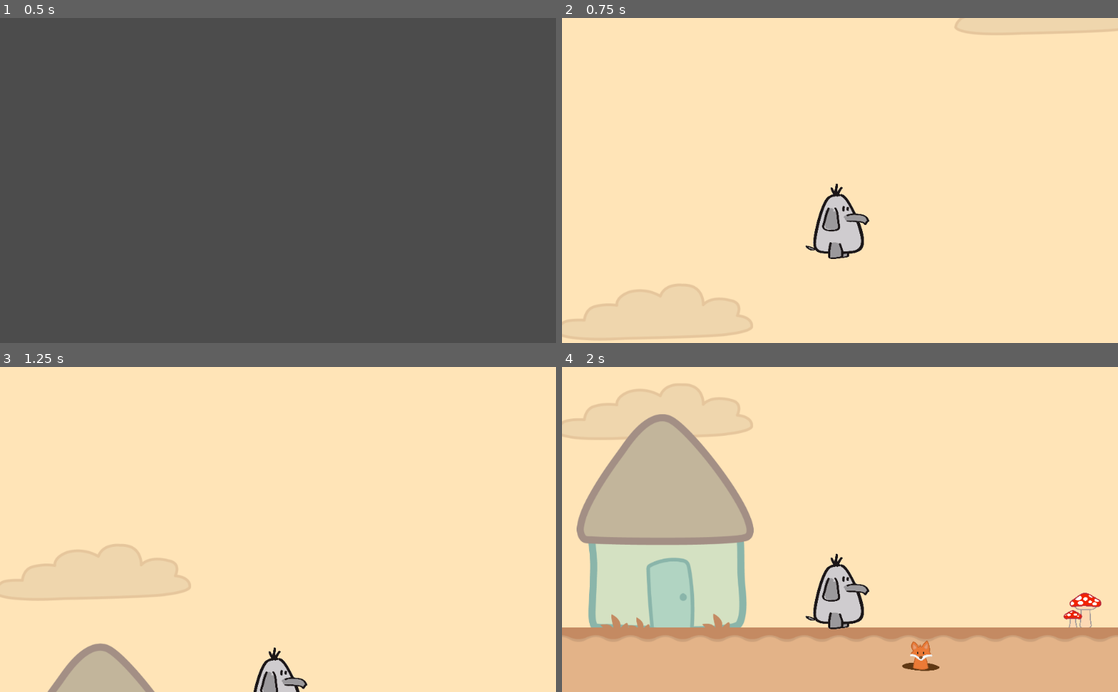
Above: before the commit, frames 1-4 (two rows, left to right).
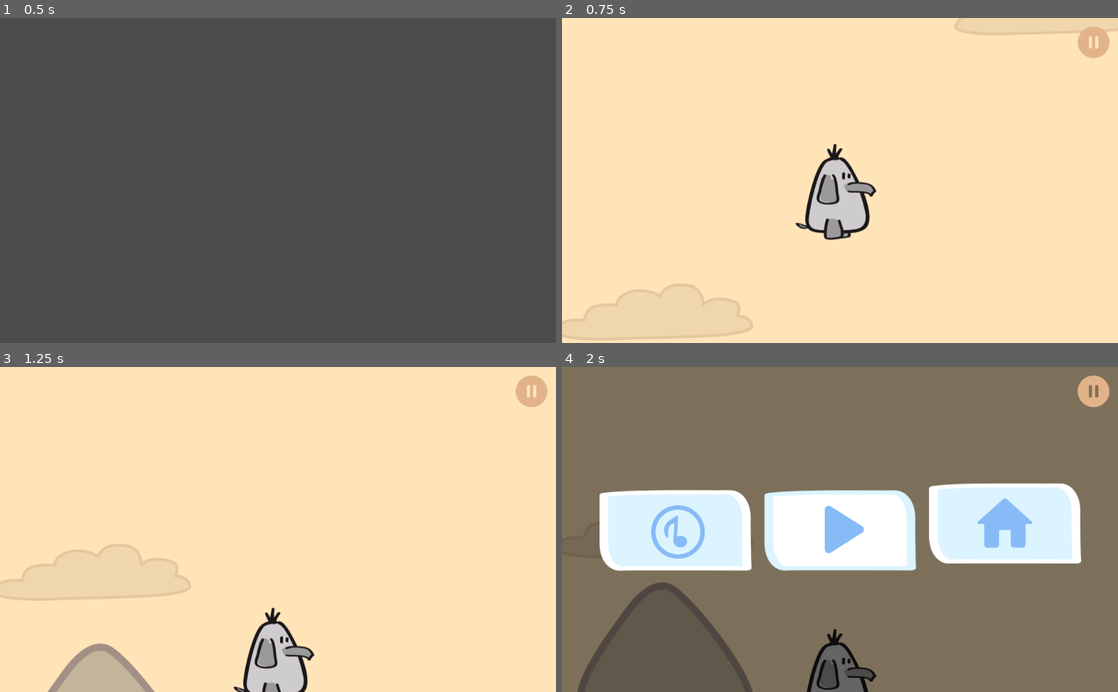
Above: after the commit, the same moments.

Repository: wlaj/allie-the-ellie-mobile-app
Game: Godot game, scene res://scenes/Menu.tscn
The game is run twice, just before and just after one commit, with the same random seed, the same clock (stepped at 60 frames per second) and the same inputs. Video files are missing from this copy of the repository; at most half a second of black plays in their place.
Inputs (mouse positions are in pixels of both pictures, inside the frame that each line leads up to):
- Up to frame 1 (0.5 s): no input
- Up to frame 2 (0.75 s): click (840, 180) at 0.5 s
- Up to frame 3 (1.25 s): no input
- Up to frame 4 (2 s): click (1095, 393) at 1.27 s

Frame 1 is identical in both runs. In frame 2, 3.0% of the frame differs, in the area x 42-99%, y 2-75%; in frame 3, 2.3%; in frame 4, 100%, in the area x 0-100%, y 0-100%.

Commit message:
v1.6.4 - Added menu changes, allie spritesheet, pause button

Diff:
--- a/Platform/allie_spriteframes.tres
+++ b/Platform/allie_spriteframes.tres
@@ -31,21 +31,21 @@
 }, {
 "frames": [ ExtResource( 1 ) ],
 "loop": true,
-"name": "crouch",
+"name": "climb",
 "speed": 5.0
 }, {
 "frames": [ ExtResource( 1 ) ],
 "loop": true,
-"name": "climb",
+"name": "air",
+"speed": 5.0
+}, {
+"frames": [ ExtResource( 1 ) ],
+"loop": true,
+"name": "crouch",
 "speed": 5.0
 }, {
 "frames": [ ExtResource( 12 ), ExtResource( 21 ), ExtResource( 5 ), ExtResource( 7 ), ExtResource( 20 ), ExtResource( 1 …(284 unchanged characters)…
 "loop": true,
 "name": "walk",
 "speed": 40.0
-}, {
-"frames": [ ExtResource( 1 ) ],
-"loop": true,
-"name": "air",
-"speed": 5.0
 } ]
--- a/Platform/autoloads/Pause.gd
+++ b/Platform/autoloads/Pause.gd
@@ -10,21 +10,37 @@
 		get_tree().paused = !get_tree().paused
 
 
-
-func _on_Button_pressed():
-	get_tree().paused = false
-	set_visible(false)
-
+#func _on_Button_pressed():
+#	get_tree().paused = false
+#	set_visible(false)
+#
 func set_visible(is_visible):
 	for node in get_children():
 		node.visible = is_visible
+#
+#
+#
+#func _on_CheckButton_toggled(button_pressed):
+#	if(button_pressed):
+#		var master_sound = AudioServer.get_bus_index("Master")
+#		AudioServer.set_bus_mute(master_sound, true)
+#	else:
+#		var master_sound = AudioServer.get_bus_index("Master")
+#		AudioServer.set_bus_mute(master_sound, false)
 
-
-
-func _on_CheckButton_toggled(button_pressed):
+func _on_MuteButton_toggled(button_pressed):
 	if(button_pressed):
 		var master_sound = AudioServer.get_bus_index("Master")
 		AudioServer.set_bus_mute(master_sound, true)
 	else:
 		var master_sound = AudioServer.get_bus_index("Master")
 		AudioServer.set_bus_mute(master_sound, false)
+
+
+func _on_PlayButton_pressed():
+	get_tree().paused = false
+	set_visible(false)
+
+
+func _on_HomeButton_pressed():
+	get_tree().reload_current_scene()
--- a/Platform/autoloads/Pause.tscn
+++ b/Platform/autoloads/Pause.tscn
@@ -1,7 +1,11 @@
-[gd_scene load_steps=3 format=2]
+[gd_scene load_steps=7 format=2]
 
 [ext_resource path="res://autoloads/Pause.gd" type="Script" id=1]
-[ext_resource path="res://assets/tiles/grond2.png" type="Texture" id=2]
+[ext_resource path="res://assets/pause/background.png" type="Texture" id=2]
+[ext_resource path="res://assets/pause/Play.png" type="Texture" id=3]
+[ext_resource path="res://assets/pause/Home.png" type="Texture" id=4]
+[ext_resource path="res://assets/pause/Musicon.png" type="Texture" id=5]
+[ext_resource path="res://assets/pause/Musicoff.png" type="Texture" id=6]
 
 [node name="CanvasLayer" type="CanvasLayer"]
 pause_mode = 2
@@ -11,43 +15,49 @@
 modulate = Color( 1, 1, 1, 0.509804 )
 anchor_right = 1.0
 anchor_bottom = 1.0
-margin_left = -0.396851
-margin_top = 2.38202
-margin_right = -0.396851
-margin_bottom = 2.38202
 texture = ExtResource( 2 )
 expand = true
 __meta__ = {
 "_edit_use_anchors_": false
 }
 
-[node name="Button" type="Button" parent="."]
-anchor_left = 0.5
-anchor_top = 0.5
-anchor_right = 0.5
-anchor_bottom = 0.5
-margin_left = -77.3599
-margin_top = -10.0
-margin_right = -8.35986
-margin_bottom = 10.0
-text = "Continue"
-flat = true
+[node name="CenterContainer" type="CenterContainer" parent="."]
+anchor_right = 1.0
+anchor_bottom = 1.0
+margin_left = 0.943848
+margin_right = 0.943848
 __meta__ = {
 "_edit_use_anchors_": false
 }
 
-[node name="CheckButton" type="CheckButton" parent="."]
-anchor_left = 0.5
-anchor_top = 0.5
-anchor_right = 0.5
-anchor_bottom = 0.5
-margin_left = 12.0283
-margin_top = -20.0
-margin_right = 88.0283
-margin_bottom = 20.0
-__meta__ = {
-"_edit_use_anchors_": false
-}
+[node name="GridContainer" type="GridContainer" parent="CenterContainer"]
+margin_left = 68.0
+margin_top = 215.0
+margin_right = 955.0
+margin_bottom = 385.0
+custom_constants/vseparation = 24
+custom_constants/hseparation = 24
+columns = 3
 
-[connection signal="pressed" from="Button" to="." method="_on_Button_pressed"]
-[connection signal="toggled" from="CheckButton" to="." method="_on_CheckButton_toggled"]
+[node name="MuteButton" type="TextureButton" parent="CenterContainer/GridContainer"]
+margin_right = 280.0
+margin_bottom = 170.0
+toggle_mode = true
+texture_normal = ExtResource( 5 )
+texture_pressed = ExtResource( 6 )
+
+[node name="PlayButton" type="TextureButton" parent="CenterContainer/GridContainer"]
+margin_left = 304.0
+margin_right = 583.0
+margin_bottom = 170.0
+texture_normal = ExtResource( 3 )
+
+[node name="HomeButton" type="TextureButton" parent="CenterContainer/GridContainer"]
+margin_left = 607.0
+margin_right = 887.0
+margin_bottom = 170.0
+texture_normal = ExtResource( 4 )
+
+[connection signal="toggled" from="CenterContainer/GridContainer/MuteButton" to="." method="_on_MuteButton_toggled"]
+[connection signal="pressed" from="CenterContainer/GridContainer/PlayButton" to="." method="_on_PlayButton_pressed"]
+[connection signal="pressed" from="CenterContainer/GridContainer/HomeButton" to="." method="_on_HomeButton_pressed"]
--- /dev/null
+++ b/Platform/autoloads/PauseButton.gd
@@ -0,0 +1,14 @@
+extends Node
+
+
+func _ready():
+	pass
+
+
+func _on_TextureButton_toggled(button_pressed):
+	if(button_pressed):
+		Pause.set_visible(!get_tree().paused)
+		Pause.get_tree().paused = !get_tree().paused
+	else:
+		Pause.get_tree().paused = false
+		Pause.set_visible(false)
--- /dev/null
+++ b/Platform/autoloads/PauseButton.tscn
@@ -0,0 +1,22 @@
+[gd_scene load_steps=3 format=2]
+
+[ext_resource path="res://assets/pause/Pauze-herfst.png" type="Texture" id=1]
+[ext_resource path="res://autoloads/PauseButton.gd" type="Script" id=2]
+
+[node name="TextureButton" type="CanvasLayer"]
+script = ExtResource( 2 )
+
+[node name="TextureButton" type="TextureButton" parent="."]
+anchor_left = 1.0
+anchor_right = 1.0
+margin_left = -80.0
+margin_top = 10.0
+margin_bottom = 70.0
+toggle_mode = true
+texture_normal = ExtResource( 1 )
+__meta__ = {
+"_edit_use_anchors_": false
+}
+
+[connection signal="pressed" from="TextureButton" to="." method="_on_TextureButton_pressed"]
+[connection signal="toggled" from="TextureButton" to="." method="_on_TextureButton_toggled"]
--- a/Platform/autoloads/Timer.gd
+++ /dev/null
@@ -1,13 +0,0 @@
-extends Control
-
-var DisplayValue = 0
-
-onready var timer = get_node("Timer")
-
-func _ready():
-	timer.set_wait_time(2)
-	timer.start()
-
-
-func _on_Timer_timeout():
-	DisplayValue += 1
--- a/Platform/autoloads/Timer.tscn
+++ /dev/null
@@ -1,22 +0,0 @@
-[gd_scene load_steps=2 format=2]
-
-[ext_resource path="res://autoloads/Timer.gd" type="Script" id=1]
-
-[node name="Main" type="Control"]
-anchor_right = 1.0
-anchor_bottom = 1.0
-script = ExtResource( 1 )
-__meta__ = {
-"_edit_use_anchors_": false
-}
-
-[node name="Display" type="Label" parent="."]
-margin_right = 40.0
-margin_bottom = 14.0
-__meta__ = {
-"_edit_use_anchors_": false
-}
-
-[node name="Timer" type="Timer" parent="."]
-
-[connection signal="timeout" from="Timer" to="." method="_on_Timer_timeout"]
--- a/Platform/scenes/Allie.gd
+++ b/Platform/scenes/Allie.gd
@@ -10,12 +10,12 @@
 
 	if Input.is_action_pressed("right"):
 		velocity.x = SPEED
-		$Sprite.play("walk")
-		$Sprite.flip_h = false
+		$AnimationPlayer.play("Walk")
+		$Spritesheet.flip_h = false
 	elif Input.is_action_pressed("left"):
 		velocity.x = -SPEED
-		$Sprite.play("walk")
-		$Sprite.flip_h = true
+		$AnimationPlayer.play("Walk")
+		$Spritesheet.flip_h = true
 	else:
 		$Sprite.play("idle")
 	if not is_on_floor():
--- a/Platform/scenes/Allie.tscn
+++ b/Platform/scenes/Allie.tscn
@@ -1,8 +1,25 @@
-[gd_scene load_steps=6 format=2]
+[gd_scene load_steps=8 format=2]
 
 [ext_resource path="res://allie_spriteframes.tres" type="SpriteFrames" id=1]
 [ext_resource path="res://scenes/Allie.gd" type="Script" id=2]
 [ext_resource path="res://assets/sounds/Allie_Walk.wav" type="AudioStream" id=3]
+[ext_resource path="res://assets/players/spritesheet-allie.png" type="Texture" id=4]
+
+[sub_resource type="Animation" id=3]
+resource_name = "Walk"
+step = 0.03
+tracks/0/type = "value"
+tracks/0/path = NodePath("Spritesheet:frame")
+tracks/0/interp = 1
+tracks/0/loop_wrap = true
+tracks/0/imported = false
+tracks/0/enabled = true
+tracks/0/keys = {
+"times": PoolRealArray( 0, 0.03, 0.06, 0.09, 0.12, 0.15, 0.18, 0.21, 0.24, 0.27, 0.3, 0.33, 0.36, 0.39, 0.42, 0.45, 0.48, 0.51, 0.54, 0.57, 0.6, 0.63, 0.66, 0.69, 0.72, 0.75, 0.78, 0.81, 0.84, 0.87, 0.9, 0.93, 0.96, 0.99 ),
+"transitions": PoolRealArray( 1, 1, 1, 1, 1, 1, 1, 1, 1, 1, 1, 1, 1, 1, 1, 1, 1, 1, 1, 1, 1, 1, 1, 1, 1, 1, 1, 1, 1, 1, 1, 1, 1, 1 ),
+"update": 1,
+"values": [ 0, 1, 2, 3, 4, 5, 6, 7, 8, 9, 10, 11, 12, 13, 14, 15, 16, 17, 18, 19, 20, 21, 22, 23, 0, 0, 0, 0, 0, 0, 0, 0, 0, 0 ]
+}
 
 [sub_resource type="CapsuleShape2D" id=1]
 radius = 29.6222
@@ -14,7 +31,16 @@
 position = Vector2( 0.176773, -0.353554 )
 script = ExtResource( 2 )
 
+[node name="Spritesheet" type="Sprite" parent="."]
+texture = ExtResource( 4 )
+hframes = 10
+vframes = 10
+
+[node name="AnimationPlayer" type="AnimationPlayer" parent="."]
+anims/Walk = SubResource( 3 )
+
 [node name="Sprite" type="AnimatedSprite" parent="."]
+visible = false
 position = Vector2( 0, 34.574 )
 scale = Vector2( 0.217512, 0.215942 )
 frames = ExtResource( 1 )
@@ -22,7 +48,7 @@
 playing = true
 
 [node name="CollisionShape2D" type="CollisionShape2D" parent="."]
-position = Vector2( -4.87683, 42.3579 )
+position = Vector2( -5.40655, 9.51456 )
 shape = SubResource( 1 )
 
 [node name="SoundWalk" type="AudioStreamPlayer" parent="."]
--- a/Platform/scenes/large/Fall-lvl.tscn
+++ b/Platform/scenes/large/Fall-lvl.tscn
@@ -13,6 +13,7 @@
 [ext_resource path="res://assets/props/nature/Paddenstoel.png" type="Texture" id=11]
 [ext_resource path="res://assets/backgrounds/Achtergrond.png" type="Texture" id=12]
 [ext_resource path="res://scenes/props/Bush-prop.tscn" type="PackedScene" id=13]
+[ext_resource path="res://autoloads/PauseButton.tscn" type="PackedScene" id=14]
 
 [sub_resource type="RectangleShape2D" id=1]
 extents = Vector2( 46.23, 63.2881 )
@@ -212,6 +213,8 @@
 [node name="Node2D" parent="." instance=ExtResource( 13 )]
 position = Vector2( -377.221, 563.413 )
 
+[node name="TextureButton" parent="." instance=ExtResource( 14 )]
+
 [connection signal="body_entered" from="Props/Starthouse" to="Allie" method="_on_Starthouse_body_entered"]
 [connection signal="body_entered" from="Props/Cave" to="Allie" method="_on_Cave_body_entered"]
 [connection signal="body_entered" from="Fallzone" to="Allie" method="_on_Fallzone_body_entered"]
--- a/Platform/world_tileset.tres
+++ b/Platform/world_tileset.tres
@@ -45,28 +45,28 @@
 [sub_resource type="ConvexPolygonShape2D" id=9]
 points = PoolVector2Array( 64, 64, 0, 64, 0, 0, 64, 0 )
 
-[sub_resource type="ConvexPolygonShape2D" id=17]
-points = PoolVector2Array( 64, 64, 0, 64, 0, 0, 64, 0 )
-
 [sub_resource type="ConvexPolygonShape2D" id=10]
+points = PoolVector2Array( 64, 64, 0, 64, 0, 0, 64, 0 )
+
+[sub_resource type="ConvexPolygonShape2D" id=11]
 points = PoolVector2Array( 0, 0, 64, 0, 64, 64, 0, 64 )
 
-[sub_resource type="ConvexPolygonShape2D" id=11]
-points = PoolVector2Array( 64, 64, 0, 64, 0, 0, 64, 0 )
-
 [sub_resource type="ConvexPolygonShape2D" id=12]
-points = PoolVector2Array( 0, 0, 64, 0, 64, 64, 0, 64 )
+points = PoolVector2Array( 64, 64, 0, 64, 0, 0, 64, 0 )
 
 [sub_resource type="ConvexPolygonShape2D" id=13]
 points = PoolVector2Array( 0, 0, 64, 0, 64, 64, 0, 64 )
 
 [sub_resource type="ConvexPolygonShape2D" id=14]
-points = PoolVector2Array( 64, 64, 0, 64, 0, 0, 64, 0 )
+points = PoolVector2Array( 0, 0, 64, 0, 64, 64, 0, 64 )
 
 [sub_resource type="ConvexPolygonShape2D" id=15]
 points = PoolVector2Array( 64, 64, 0, 64, 0, 0, 64, 0 )
 
 [sub_resource type="ConvexPolygonShape2D" id=16]
+points = PoolVector2Array( 64, 64, 0, 64, 0, 0, 64, 0 )
+
+[sub_resource type="ConvexPolygonShape2D" id=17]
 points = PoolVector2Array( 64, 64, 0, 64, 0, 0, 64, 0 )
 
 [resource]
Binary file added: Platform/assets/pause/Home.png
Not shown, added: Platform/assets/pause/Home.png.import
Binary file added: Platform/assets/pause/Musicoff.png
Not shown, added: Platform/assets/pause/Musicoff.png.import
Binary file added: Platform/assets/pause/Musicon.png
Not shown, added: Platform/assets/pause/Musicon.png.import
Binary file added: Platform/assets/pause/Pauze-herfst.png
Not shown, added: Platform/assets/pause/Pauze-herfst.png.import
Binary file added: Platform/assets/pause/Play.png
Not shown, added: Platform/assets/pause/Play.png.import
Binary file added: Platform/assets/pause/background.png
Not shown, added: Platform/assets/pause/background.png.import
(and 4 more such lines)
